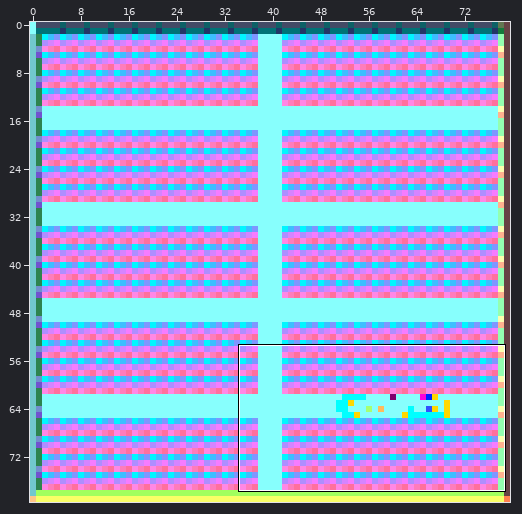
A sprite sheet gets an edit: bin/map_1.png. The first picture is a wide view before the edit; the outline marks the close-up.
Close-up. Old version:
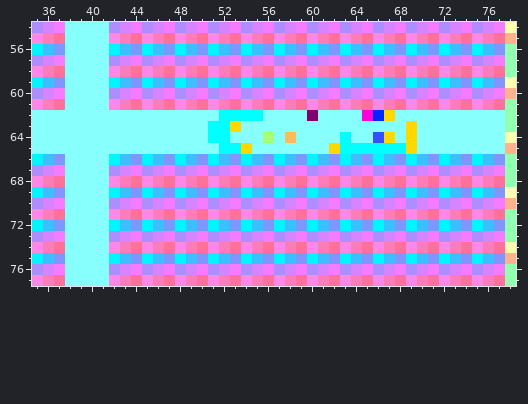
The file is 80x80 pixels. Colours within 5 levels of each other are drawn and written as one. Shown: x 35..78, y 54..77.
And afterwards:
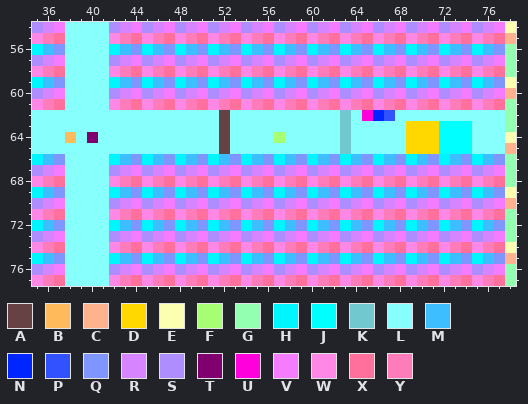
Palette (. is transparent): A #664244  B #ffbb5b  C #ffb28e  D #ffd800  E #fbffaf  F #a6ff72  G #93ffb0  H #00f6ff  J #00ffff  K #71c8ce  L #87fffd  M #3dbeff  N #0026ff  P #3251ff  Q #7f96ff  R #d684ff  S #ae8eff  T #7f006e  U #ff00dc  V #f67cff  W #ff87e5  X #ff709d  Y #ff7cbb
The exact change:
{"y":62,"x":52,"old":"JJJJ","new":"ALLL"}
{"y":62,"x":60,"old":"T","new":"L"}
{"y":62,"x":63,"old":"L","new":"K"}
{"y":62,"x":67,"old":"D","new":"P"}
{"y":63,"x":51,"old":"JJD","new":"LAL"}
{"y":63,"x":63,"old":"L","new":"K"}
{"y":63,"x":70,"old":"LLLLL","new":"DDJJJ"}
{"y":64,"x":38,"old":"L","new":"B"}
{"y":64,"x":40,"old":"L","new":"T"}
{"y":64,"x":51,"old":"JJ","new":"LA"}
{"y":64,"x":56,"old":"FLB","new":"LFL"}
{"y":64,"x":63,"old":"J","new":"K"}
{"y":64,"x":66,"old":"PD","new":"LL"}
{"y":64,"x":70,"old":"LLLLL","new":"DDJJJ"}
{"y":65,"x":52,"old":"JJD","new":"ALL"}
{"y":65,"x":62,"old":"DJJJJJJ","new":"LKLLLLL"}
{"y":65,"x":70,"old":"LLLLL","new":"DDJJJ"}
{"label":"changed","picture_box":[208,110,472,154]}
{"label":"changed","picture_box":[65,132,98,143]}
